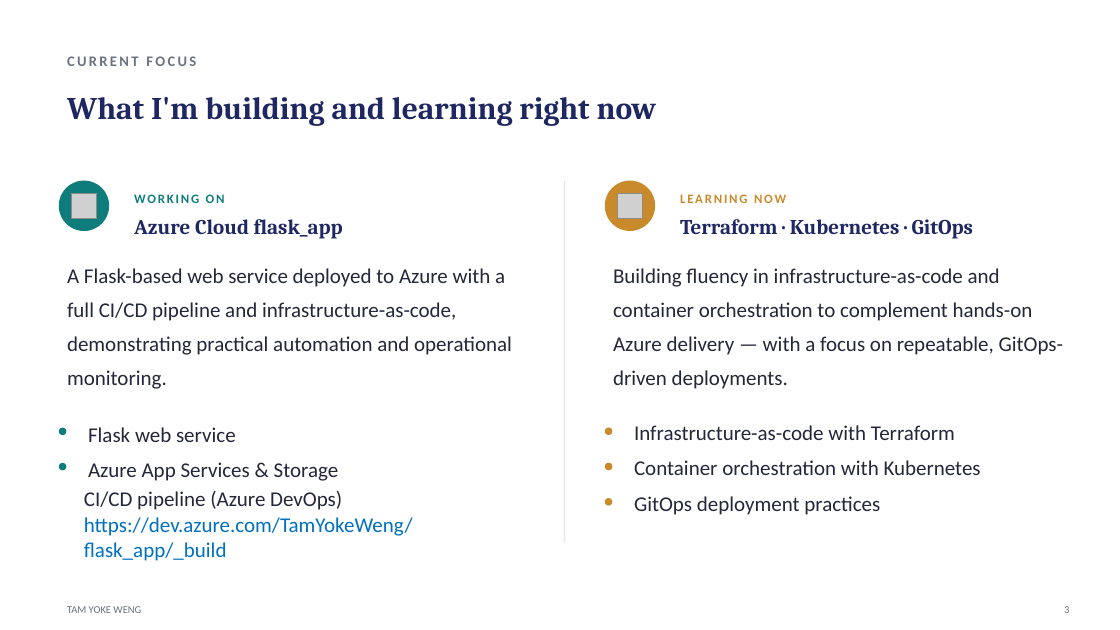
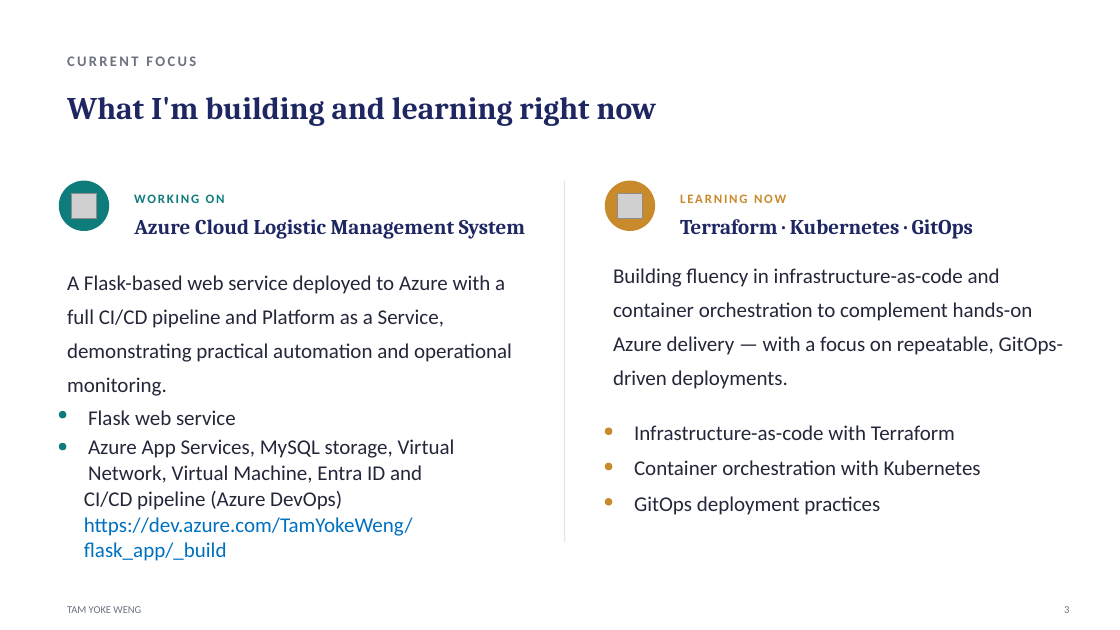
Before and after one commit to tamyokeweng-pixel/My_Portfolio, a slide deck: slide 3 of Tam_Yoke_Weng_Git_Profile.pptx. Drawn at 1120x630 pixels with LibreOffice and Linux fonts; fonts in the diff are those of the drawing; grey boxes stand for pictures. Boxes give left, top, right and bottom in pixels: in the first picture for what was removed or moved away, otherwise in the second. Text is boxed around its words. In the diff, an @@ line names an element or a change of style, - is before the commit and + after.

```diff
--- a/Tam_Yoke_Weng_Git_Profile.pptx
+++ b/Tam_Yoke_Weng_Git_Profile.pptx
@@ text at [134, 219, 525, 239]: text changed @@
-Azure Cloud flask_app
+Azure Cloud Logistic Management System
@@ text at [67, 275, 512, 396]: text changed @@
-A Flask-based web service deployed to Azure with a full CI/CD pipeline and infrastructure-as-code, demonstrating practical automation and operational monitoring.
+A Flask-based web service deployed to Azure with a full CI/CD pipeline and Platform as a Service, demonstrating practical automation and operational monitoring.
@@ ellipse: place and size @@
-ellipse at [59, 428, 66, 435]
+ellipse at [59, 411, 66, 418]
@@ text "Flask web service": place and size @@
-text "Flask web service" at [88, 427, 236, 442]
+text "Flask web service" at [88, 410, 236, 425]
@@ ellipse: place and size @@
-ellipse at [59, 463, 66, 471]
+ellipse at [59, 443, 66, 450]
@@ text at [88, 439, 455, 483]: text changed @@
-Azure App Services & Storage
+Azure App Services, MySQL storage, Virtual Network, Virtual Machine, Entra ID and
```
Also in this commit, not shown: 2 other slides changed.
